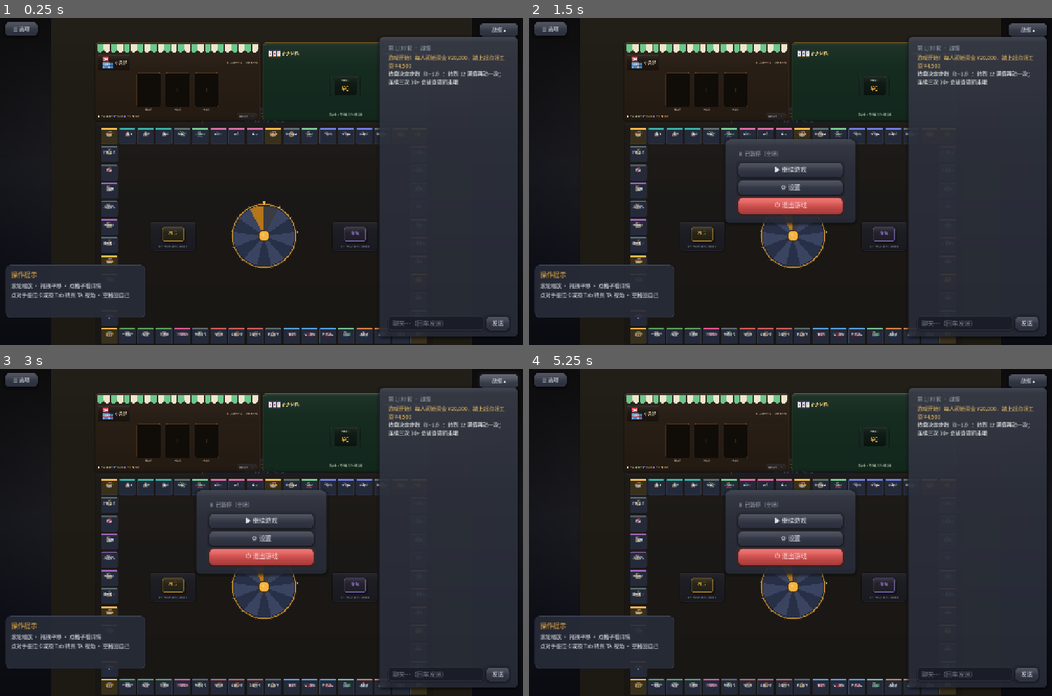
Above: before the commit, frames 1-4 (two rows, left to right).
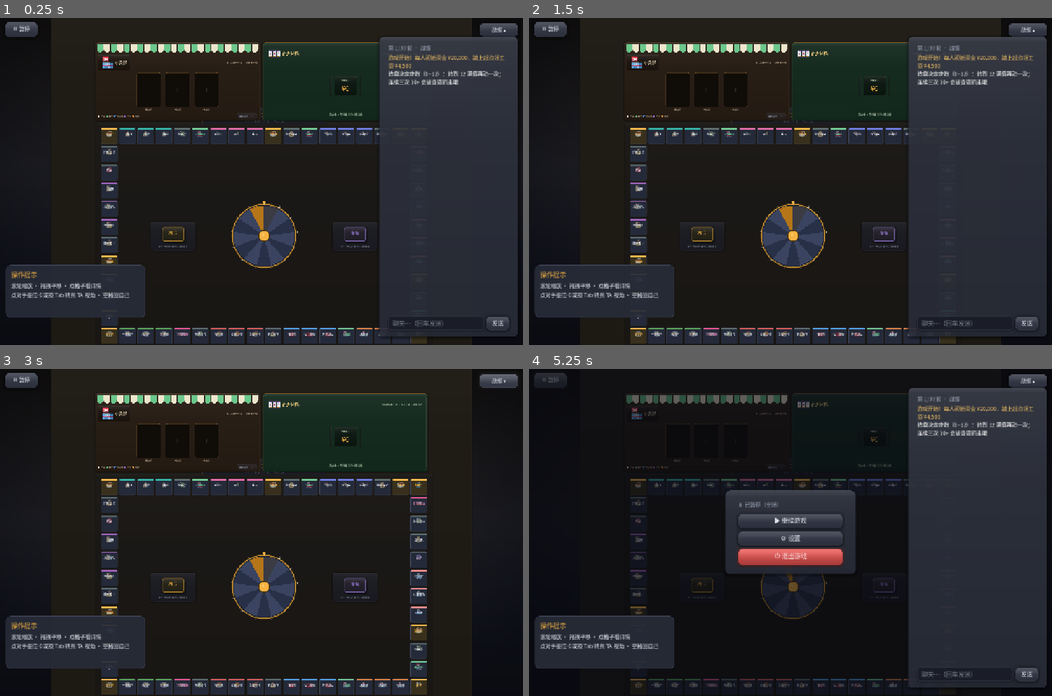
Above: after the commit, the same moments.

Repository: Lousync/dorm-monopoly
Game: Godot game, scene res://scenes/game.tscn
Same seed, same stepped clock (60 frames per second), same inputs: the game is played once before the commit and once after it. This scene is started directly instead of the project's main scene.
Inputs (mouse positions are in pixels of both pictures, inside the frame that each line leads up to):
- Up to frame 1 (0.25 s): no input
- Up to frame 2 (1.5 s): click "☰ 选项" (after the commit: "⏸ 暂停") at 0.5 s; click "▶ 继续游戏" at 1.25 s
- Up to frame 3 (3 s): click "⚙ 设置" (after the commit: "发送") at 2 s; click (496, 382) at 2.75 s, where only the run after the commit has a clickable "战报 ▴"
- Up to frame 4 (5.25 s): click (1025, 382) at 3.5 s, where only the run after the commit has a clickable "战报 ▾"; click (790, 519) at 4.25 s, where only the run before the commit has a clickable "▶ 继续游戏"; click (549, 382) at 5 s, where only the run after the commit has a clickable "⏸ 暂停"

The runs differ from the first frame. In frame 1, less than 0.1% of the frame differs, in the area x 1-8%, y 2-6%; in frame 2, 5.8%; in frame 3, 28%, in the area x 1-99%, y 2-98%; in frame 4, 9.2%.
Error after the commit: Out of bounds get index '0' (on base: 'Array') (res://scripts/game.gd:825)

Commit message:
修复对局暂停菜单点开后整屏卡死；「选项」改名「暂停」
根因：暂停菜单族的三块面板（主菜单/设置/退出确认）各套一个
set_anchors_preset(FULL_RECT) 的 CenterContainer，默认 mouse_filter=STOP，
而代码只切内层 *_panel.visible、从没切过外层容器。三个全屏容器始终可见、
层层叠放，最后那个（退出确认的）把整屏点击全部吃光 —— 所以只有点开菜单后
才「界面卡死、按钮点不动」。

改法：新增 game._menu_show(which)，把「外层容器 + 内层面板」一起切；
外层容器一律 MOUSE_FILTER_IGNORE，另加一层全屏压暗底负责吞掉落在面板外的
点击（原本房主开菜单是没有压暗的）。左上角入口按钮文案 ☰ 选项 → ⏸ 暂停。

回归测试 tests/pause_menu_test.gd：走 Viewport.push_input 真实 GUI 链路
（不是直接 emit pressed），先做「未暂停也能点开」的对照实验，再逐块验证
暂停态下继续/设置/返回/退出/取消都点得动。

Diff:
--- a/scripts/game.gd
+++ b/scripts/game.gd
@@ -22,6 +22,8 @@
 var log_head: Label
 var opt_btn: Button
 var menu_layer: Control
+var menu_dim: ColorRect
+var menu_wraps := {}          # 面板名 -> 外层全屏容器（切换时连外层一起切，见 _menu_show）
 var menu_panel: PanelContainer
 var menu_state: Label
 var settings_panel: PanelContainer
@@ -2228,21 +2230,35 @@
 
 func _build_menu_ui() -> void:
 	TableHud.build_menu_ui(self)
+## 切换暂停菜单族的当前面板（""=全部收起）。
+##
+## 三块面板（主菜单 / 设置 / 退出确认）各套一个全屏 CenterContainer，**必须连外层
+## 容器一起切**：外层是 set_anchors_preset(FULL_RECT) + 默认 mouse_filter=STOP 的容器，
+## 只切内层 *_panel.visible 的话，最后那块（退出确认的）全屏容器依旧可见，
+## 会把整屏点击全部吃掉 —— 对局里点开暂停后「界面卡死、按钮全点不动」的真凶
+##（见 fix/v0.1.0 与 tests/pause_menu_test.gd）。
+func _menu_show(which: String) -> void:
+	menu_layer.visible = which != ""
+	for k in menu_wraps:
+		var e: Dictionary = menu_wraps[k]
+		# wrap 负责吃输入（全屏 STOP），panel 负责「当前显示哪块」的可查询状态
+		for key in ["wrap", "panel"]:
+			var c: Control = e[key]
+			if c != null and is_instance_valid(c):
+				c.visible = k == which
+
 func _open_menu() -> void:
 	if multiplayer.is_server():
 		s_pause.rpc(true)  # 房主打开菜单 = 全场暂停
 		menu_state.text = "⏸ 已暂停（全场）"
 	else:
 		menu_state.text = "对局进行中 · 仅房主可暂停"
-	menu_panel.visible = true
-	settings_panel.visible = false
-	confirm_panel.visible = false
-	menu_layer.visible = true
+	_menu_show("menu")
 
 func _menu_resume() -> void:
 	if multiplayer.is_server():
 		s_pause.rpc(false)
-	menu_layer.visible = false
+	_menu_show("")
 
 @rpc("authority", "call_local", "reliable")
 func s_pause(on: bool) -> void:
--- a/scripts/table_hud.gd
+++ b/scripts/table_hud.gd
@@ -193,8 +193,9 @@
 	g.black_hint.custom_minimum_size = Vector2(336, 0)
 	bbv.add_child(g.black_hint)
 
-	# 左上角：选项按钮（打开暂停菜单族，见 g._build_menu_ui）
-	g.opt_btn = UIKit.button("☰ 选项", 13)
+	# 左上角：暂停按钮（打开暂停菜单族，见 g._build_menu_ui）
+	g.opt_btn = UIKit.button("⏸ 暂停", 13)
+	g.opt_btn.tooltip_text = "暂停对局（房主暂停全场）"
 	g.opt_btn.set_anchors_preset(Control.PRESET_TOP_LEFT)
 	g.opt_btn.offset_left = 12
 	g.opt_btn.offset_top = 10
@@ -289,6 +290,16 @@
 	g.menu_layer.visible = false
 	g.add_child(g.menu_layer)
 
+	# 全屏压暗底：视觉上压暗棋盘，同时替菜单吞掉落在面板外的点击（模态）
+	g.menu_dim = ColorRect.new()
+	g.menu_dim.set_anchors_preset(Control.PRESET_FULL_RECT)
+	g.menu_dim.color = Color(0.03, 0.035, 0.062, 0.62)
+	g.menu_dim.mouse_filter = Control.MOUSE_FILTER_STOP
+	g.menu_layer.add_child(g.menu_dim)
+
+	# 面板名 -> {wrap, panel}，构建完三块面板后统一登记（见本函数末尾）
+	g.menu_wraps = {}
+
 	# 非房主看到的「房主已暂停」遮罩
 	g.pause_mask = ColorRect.new()
 	g.pause_mask.set_anchors_preset(Control.PRESET_FULL_RECT)
@@ -307,6 +318,7 @@
 	# 主菜单：继续 / 设置 / 退出
 	var mc := CenterContainer.new()
 	mc.set_anchors_preset(Control.PRESET_FULL_RECT)
+	mc.mouse_filter = Control.MOUSE_FILTER_IGNORE
 	g.menu_layer.add_child(mc)
 	g.menu_panel = UIKit.panel_container(UIKit.PANEL_GLASS, 14,
 		Color(UIKit.BORDER.r, UIKit.BORDER.g, UIKit.BORDER.b, 0.9), 1, 10)
@@ -324,24 +336,23 @@
 	mv.add_child(cont_btn)
 	var set_btn := UIKit.button("⚙ 设置", 15)
 	set_btn.pressed.connect(func() -> void:
-		g.menu_panel.visible = false
 		g.vol_slider.value = g.audio_volume * 100.0
 		g.mute_check.button_pressed = g.audio_mute
-		g.settings_panel.visible = true
+		g._menu_show("settings")
 	)
 	mv.add_child(set_btn)
 	var quit_btn := UIKit.button("⏻ 退出游戏", 15, "danger")
 	quit_btn.pressed.connect(func() -> void:
 		g.confirm_note.text = "你是房主：退出后对局结束，所有人回到主菜单。" \
 			if g.multiplayer.is_server() else "退出后你的回合将由机器人接管，对局继续。"
-		g.menu_panel.visible = false
-		g.confirm_panel.visible = true
+		g._menu_show("confirm")
 	)
 	mv.add_child(quit_btn)
 
 	# 设置：音量 / 静音（后续会加更多设置项）
 	var sc := CenterContainer.new()
 	sc.set_anchors_preset(Control.PRESET_FULL_RECT)
+	sc.mouse_filter = Control.MOUSE_FILTER_IGNORE
 	g.menu_layer.add_child(sc)
 	g.settings_panel = UIKit.panel_container(UIKit.PANEL_GLASS, 14,
 		Color(UIKit.BORDER.r, UIKit.BORDER.g, UIKit.BORDER.b, 0.9), 1, 10)
@@ -380,15 +391,13 @@
 	mute_row.add_child(g.mute_check)
 	sv.add_child(UIKit.label("—— 更多设置项（后续加入） ——", 12, UIKit.TEXT_DIM))
 	var back_btn := UIKit.button("‹ 返回", 14)
-	back_btn.pressed.connect(func() -> void:
-		g.settings_panel.visible = false
-		g.menu_panel.visible = true
-	)
+	back_btn.pressed.connect(func() -> void: g._menu_show("menu"))
 	sv.add_child(back_btn)
 
 	# 退出二次确认
 	var cc := CenterContainer.new()
 	cc.set_anchors_preset(Control.PRESET_FULL_RECT)
+	cc.mouse_filter = Control.MOUSE_FILTER_IGNORE
 	g.menu_layer.add_child(cc)
 	g.confirm_panel = UIKit.panel_container(UIKit.PANEL_GLASS, 14,
 		Color(UIKit.DANGER.r, UIKit.DANGER.g, UIKit.DANGER.b, 0.75), 1, 10)
@@ -408,10 +417,7 @@
 	cv.add_child(cbtn_row)
 	var cancel_btn := UIKit.button("取消", 14)
 	cancel_btn.size_flags_horizontal = Control.SIZE_EXPAND_FILL
-	cancel_btn.pressed.connect(func() -> void:
-		g.confirm_panel.visible = false
-		g.menu_panel.visible = true
-	)
+	cancel_btn.pressed.connect(func() -> void: g._menu_show("menu"))
 	cbtn_row.add_child(cancel_btn)
 	var sure_btn := UIKit.button("确认退出", 14, "danger")
 	sure_btn.size_flags_horizontal = Control.SIZE_EXPAND_FILL
@@ -420,6 +426,14 @@
 		g._on_exit()
 	)
 	cbtn_row.add_child(sure_btn)
+
+	# 面板名 -> {外层全屏容器, 内层面板}。切换一律走 game.gd:_menu_show，
+	# 它把两者一起切；漏切外层 = 整屏点击被那个全屏 STOP 容器吃光（见 fix/v0.1.0）
+	g.menu_wraps = {
+		"menu": {"wrap": mc, "panel": g.menu_panel},
+		"settings": {"wrap": sc, "panel": g.settings_panel},
+		"confirm": {"wrap": cc, "panel": g.confirm_panel},
+	}
 
 	# 作弊器点数选框（0~12，本地弹出）
 	g.cheat_picker = Control.new()
--- /dev/null
+++ b/tests/pause_menu_test.gd
@@ -0,0 +1,174 @@
+extends SceneTree
+## 对局暂停菜单回归（fix/v0.1.0）
+##   -- 点开左上角「暂停」后整屏卡死、菜单上的按钮点不动
+## 走真实 GUI 输入链路（Viewport.push_input）而不是 emit_signal("pressed")，
+## 这样才能钉住「控件被别的控件挡住 / 被暂停态卡住」这类只有真实链路才暴露的问题。
+## godot --headless --path . --script tests/pause_menu_test.gd
+
+var fails := 0
+
+func _initialize() -> void:
+	create_timer(0.1).timeout.connect(_run)
+
+func _check(cond: bool, what: String) -> void:
+	if cond:
+		print("  ok - ", what)
+	else:
+		fails += 1
+		printerr("  FAIL - ", what)
+
+## 在控件中心推一次鼠标左键点击（含一次 move，让 Viewport 先算出 hover）。
+## in_local_coords=true：坐标直接按画布空间算，不经窗口→画布的拉伸变换
+## （headless 下窗口尺寸与画布尺寸不一致，默认的 false 会让事件落到窗口外被丢弃）。
+func _click(control: Control) -> void:
+	var vp := control.get_viewport()
+	var pos := control.get_global_rect().get_center()
+	var mv := InputEventMouseMotion.new()
+	mv.position = pos
+	mv.global_position = pos
+	vp.push_input(mv, true)
+	for pressed in [true, false]:
+		var ev := InputEventMouseButton.new()
+		ev.button_index = MOUSE_BUTTON_LEFT
+		ev.pressed = pressed
+		ev.position = pos
+		ev.global_position = pos
+		vp.push_input(ev, true)
+
+func _btn_text(root_node: Node, text: String) -> Button:
+	for n in root_node.find_children("", "Button", true, false):
+		if String((n as Button).text).contains(text):
+			return n
+	return null
+
+## 诊断：忠实模拟 Viewport 的 GUI 拾取（子节点逆序优先，再判自身），
+## 返回 Viewport 真正会命中的那个控件。
+func _pick(n: Node, pos: Vector2) -> Control:
+	if n is CanvasItem and not (n as CanvasItem).is_visible_in_tree():
+		return null
+	var kids := n.get_children()
+	for i in range(kids.size() - 1, -1, -1):
+		var hit := _pick(kids[i], pos)
+		if hit != null:
+			return hit
+	if n is Control:
+		var c := n as Control
+		if c.mouse_filter != Control.MOUSE_FILTER_IGNORE and c.get_global_rect().has_point(pos):
+			return c
+	return null
+
+## 诊断：列出点击位置上「会吃鼠标」的可见控件（自下而上，最后一项最上层）
+func _blockers_at(root_node: Node, pos: Vector2) -> Array:
+	var out: Array = []
+	var stack: Array = [root_node]
+	while not stack.is_empty():
+		var n: Node = stack.pop_back()
+		stack.append_array(n.get_children())
+		if n is Control:
+			var c := n as Control
+			if c.is_visible_in_tree() and c.mouse_filter != Control.MOUSE_FILTER_IGNORE \
+					and c.get_global_rect().has_point(pos):
+				out.append("%s(%s)" % [c.name, c.get_class()])
+	return out
+
+## 诊断：把控件一路标到根，看清它在树里的位置
+func _path_of(c: Control) -> String:
+	var parts: Array = []
+	var n: Node = c
+	while n != null:
+		parts.push_front(String(n.name))
+		n = n.get_parent()
+	return "/".join(parts)
+
+func _run() -> void:
+	# headless 的根窗口默认只有 64x64，画布却按 1280 拉伸；先摆成与实机一致的尺寸，
+	# 否则控件布局与真机不符，点击坐标也会落在窗口外
+	root.size = Vector2i(1280, 800)
+	var g = load("res://scenes/game.tscn").instantiate()
+	root.add_child(g)
+	g.running = false  # 冻结主循环，本测试手动摆状态
+	for i in 4:
+		await process_frame
+	await create_timer(0.4).timeout
+
+	print("viewport size = ", root.size, " visible_rect = ", root.get_visible_rect())
+
+	# 左上角入口按钮应已改名「暂停」（原先叫「选项」）
+	_check(g.opt_btn != null, "左上角入口按钮已建立")
+	print("  info: 入口按钮文案 = ", g.opt_btn.text if g.opt_btn != null else "<null>")
+
+	print("== 对照实验：未暂停时点入口按钮，菜单必须打开（证明探针能送进事件）==")
+	_click(g.opt_btn)
+	await create_timer(0.2).timeout
+	_check(g.menu_layer.visible and g.get_tree().paused,
+		"未暂停时点「暂停」入口 → 菜单打开且全场暂停")
+	if not g.menu_layer.visible:
+		print("PAUSE MENU TEST: 探针无法送达事件，中止")
+		quit(1)
+		return
+	# 先收起，回到干净状态
+	g._menu_resume()
+	await create_timer(0.1).timeout
+
+	print("== 打开暂停菜单 ==")
+	g._open_menu()
+	await create_timer(0.2).timeout
+	_check(g.get_tree().paused, "打开菜单后全场已暂停")
+	_check(g.menu_layer.visible, "暂停菜单层可见")
+	_check(g.menu_panel.visible, "主菜单面板可见")
+
+	var cont := _btn_text(g.menu_panel, "继续")
+	_check(cont != null, "找到「继续游戏」按钮")
+	if cont == null:
+		print("PAUSE MENU TEST: SCENE LOAD FAILED")
+		quit(1)
+		return
+	var pos := cont.get_global_rect().get_center()
+	print("  info: 按钮 rect=", cont.get_global_rect(), " pos=", pos)
+	print("  info: 按钮 can_process=", cont.can_process(),
+		" menu_layer.can_process=", g.menu_layer.can_process())
+	print("  info: 该位置会吃鼠标的控件（自下而上）= ", _blockers_at(root, pos))
+	var winner := _pick(root, pos)
+	print("  info: Viewport 拾取命中的控件 = ",
+		("%s → %s" % [winner.name, _path_of(winner)]) if winner != null else "<无>")
+	print("  info: 期望命中 = ", cont.name, " → ", _path_of(cont))
+
+	_click(cont)
+	await create_timer(0.2).timeout
+	_check(not g.menu_layer.visible, "点「继续游戏」后菜单关闭（此前卡死在此）")
+	_check(not g.get_tree().paused, "继续后解除全场暂停")
+
+	print("== 暂停中仍能用菜单（设置 / 退出确认）==")
+	g._open_menu()
+	await create_timer(0.2).timeout
+	var set_btn := _btn_text(g.menu_panel, "设置")
+	_check(set_btn != null, "找到「设置」按钮")
+	_click(set_btn)
+	await create_timer(0.2).timeout
+	_check(g.settings_panel.visible, "点「设置」后设置面板可见（暂停态下按钮可点）")
+	var back := _btn_text(g.settings_panel, "返回")
+	_check(back != null, "找到「返回」按钮")
+	_click(back)
+	await create_timer(0.2).timeout
+	_check(g.menu_panel.visible, "「返回」回到主菜单面板")
+
+	var quit_btn := _btn_text(g.menu_panel, "退出")
+	_check(quit_btn != null, "找到「退出游戏」按钮")
+	_click(quit_btn)
+	await create_timer(0.2).timeout
+	_check(g.confirm_panel.visible, "点「退出游戏」后二次确认可见")
+	var cancel := _btn_text(g.confirm_panel, "取消")
+	_check(cancel != null, "找到「取消」按钮")
+	_click(cancel)
+	await create_timer(0.2).timeout
+	_check(g.menu_panel.visible and not g.confirm_panel.visible, "「取消」回到主菜单面板")
+
+	g.get_tree().paused = false
+	g.free()
+
+	if fails == 0:
+		print("PAUSE MENU TEST: ALL PASS")
+		quit(0)
+	else:
+		print("PAUSE MENU TEST: %d FAILURES" % fails)
+		quit(1)
